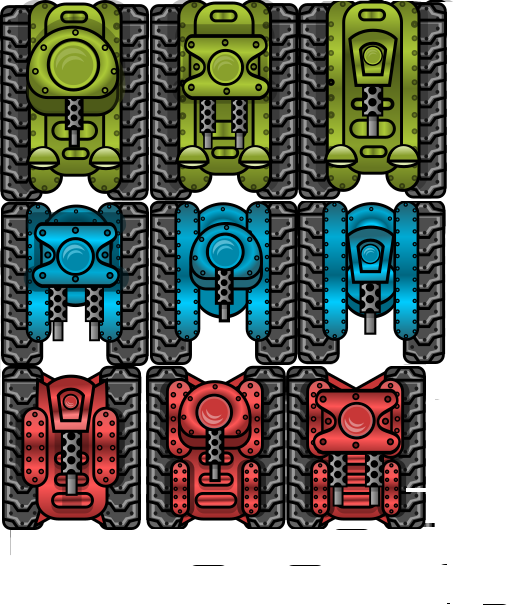
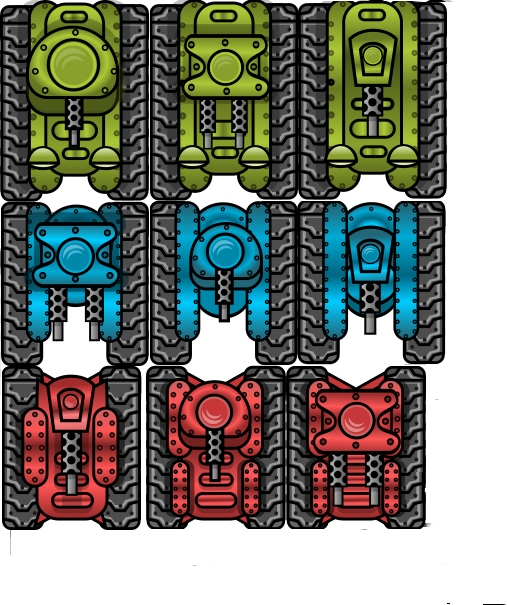
Revision of a layered 507x605 image; what changed, layer by layer:
painted on "tanks.png" over [193, 455, 447, 566]
